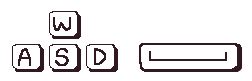
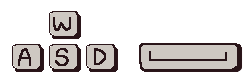
The second w=252, h=81 image is a revision of the first. Changes to its layers:
added layer "Layer 4" (hard light) above "Group 1" over [12, 11, 242, 72]
